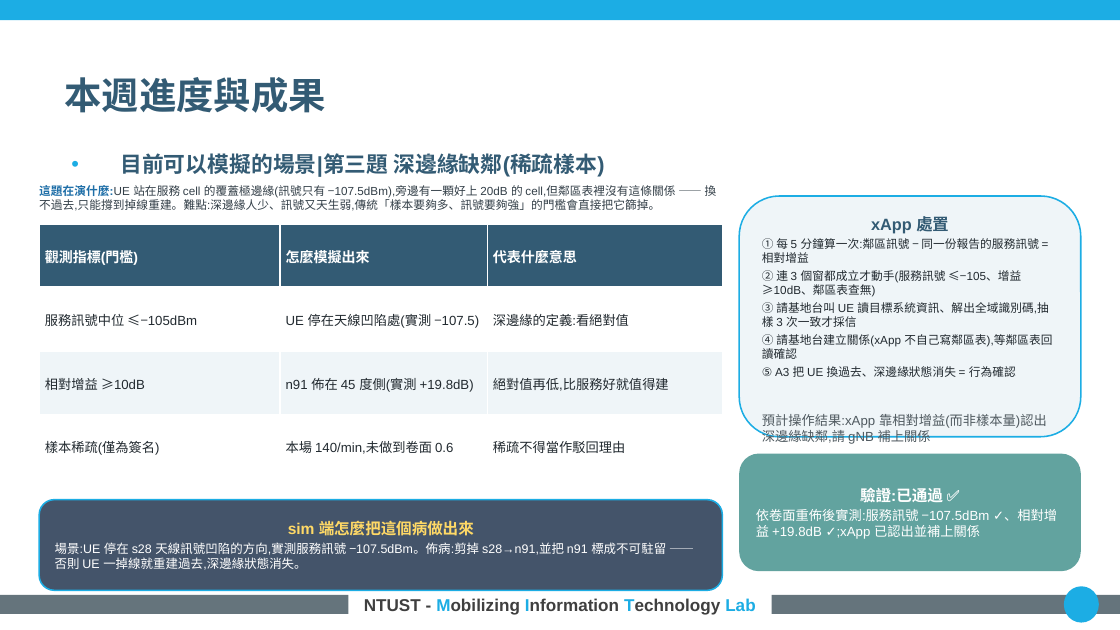
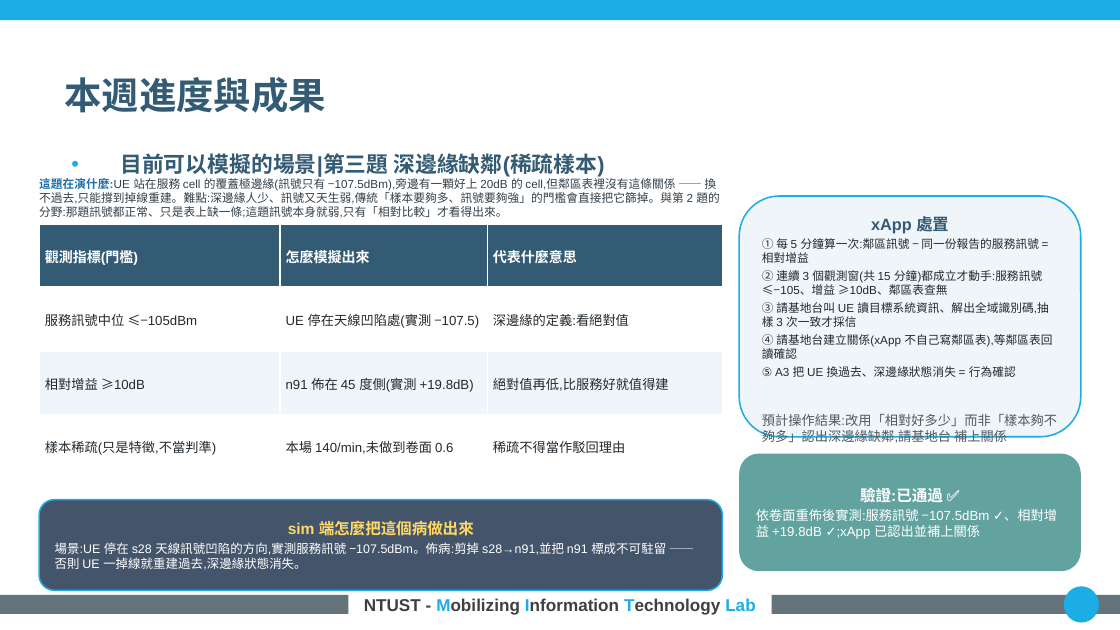
Before and after one commit to kimOuO/RAN-sim-OAI, a slide deck: slide 6 of docs/report/8_27_進度報告_v10十二題.pptx. Drawn at 1120x630 pixels with LibreOffice and Linux fonts; fonts in the diff are those of the drawing; background and template pictures are left out. Boxes give left, top, right and bottom in pixels: in the first picture for what was removed or moved away, otherwise in the second. Text is boxed around its words. In the diff, an @@ line names an element or a change of style, - is before the commit and + after.

```diff
--- a/docs/report/8_27_進度報告_v10十二題.pptx
+++ b/docs/report/8_27_進度報告_v10十二題.pptx
@@ text at <box>39,176,719,218</box>: text changed @@
-這題在演什麼:UE 站在服務 cell 的覆蓋極邊緣(訊號只有 −107.5dBm),旁邊有一顆好上 20dB 的 cell,但鄰區表裡沒有這條關係 —— 換不過去,只能撐到掉線重建。難點:深邊緣人少、訊號又天生弱,傳統「樣本要夠多、訊號要夠強」的門檻會直接把它篩掉。
+這題在演什麼:UE 站在服務 cell 的覆蓋極邊緣(訊號只有 −107.5dBm),旁邊有一顆好上 20dB 的 cell,但鄰區表裡沒有這條關係 —— 換不過去,只能撐到掉線重建。難點:深邊緣人少、訊號又天生弱,傳統「樣本要夠多、訊號要夠強」的門檻會直接把它篩掉。與第 2 題的分野:那題訊號都正常、只是表上缺一條;這題訊號本身就弱,只有「相對比較」才看得出來。
@@ table at <box>39,224,722,515</box> @@
-row 4, column 1: 樣本稀疏(僅為簽名)
+row 4, column 1: 樣本稀疏(只是特徵,不當判準)
@@ text in rounded rectangle at <box>762,270,1042,295</box>: text changed @@
-② 連 3 個窗都成立才動手(服務訊號 ≤−105、增益 ≥10dB、鄰區表查無)
+② 連續 3 個觀測窗(共 15 分鐘)都成立才動手:服務訊號 ≤−105、增益 ≥10dB、鄰區表查無
@@ text in rounded rectangle at <box>762,414,1057,443</box>: text changed @@
-預計操作結果:xApp 靠相對增益(而非樣本量)認出深邊緣缺鄰,請 gNB 補上關係
+預計操作結果:改用「相對好多少」而非「樣本夠不夠多」認出深邊緣缺鄰,請基地台 補上關係
```
Also in this commit, not shown: 4 other slides changed.
